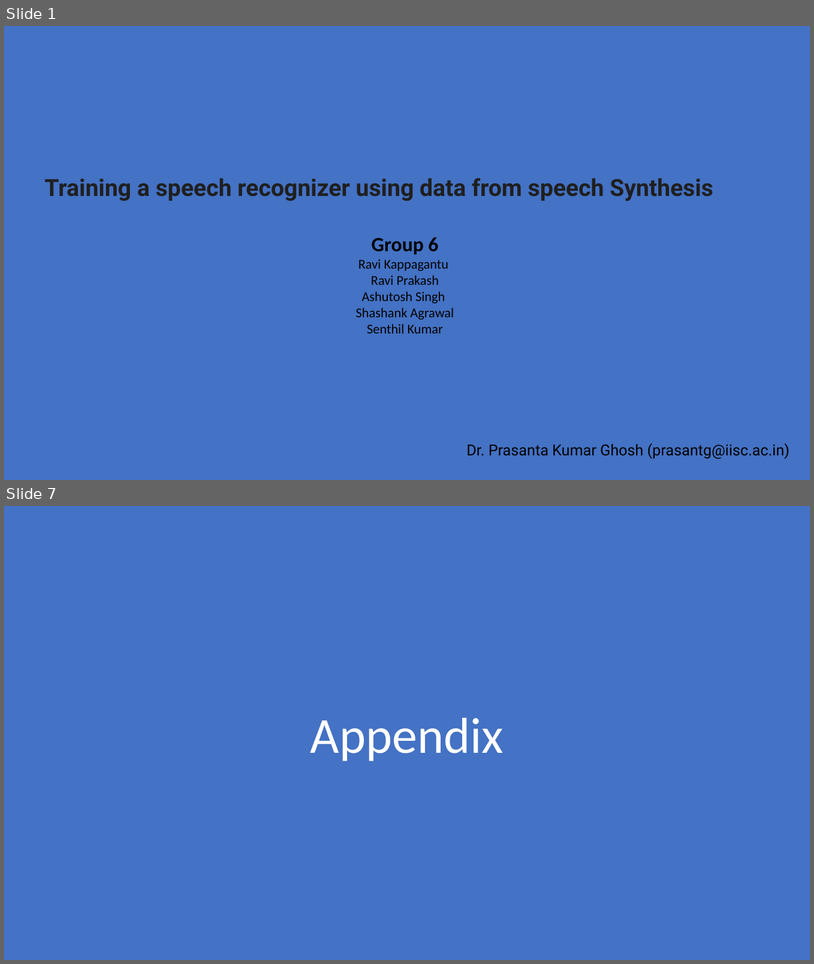
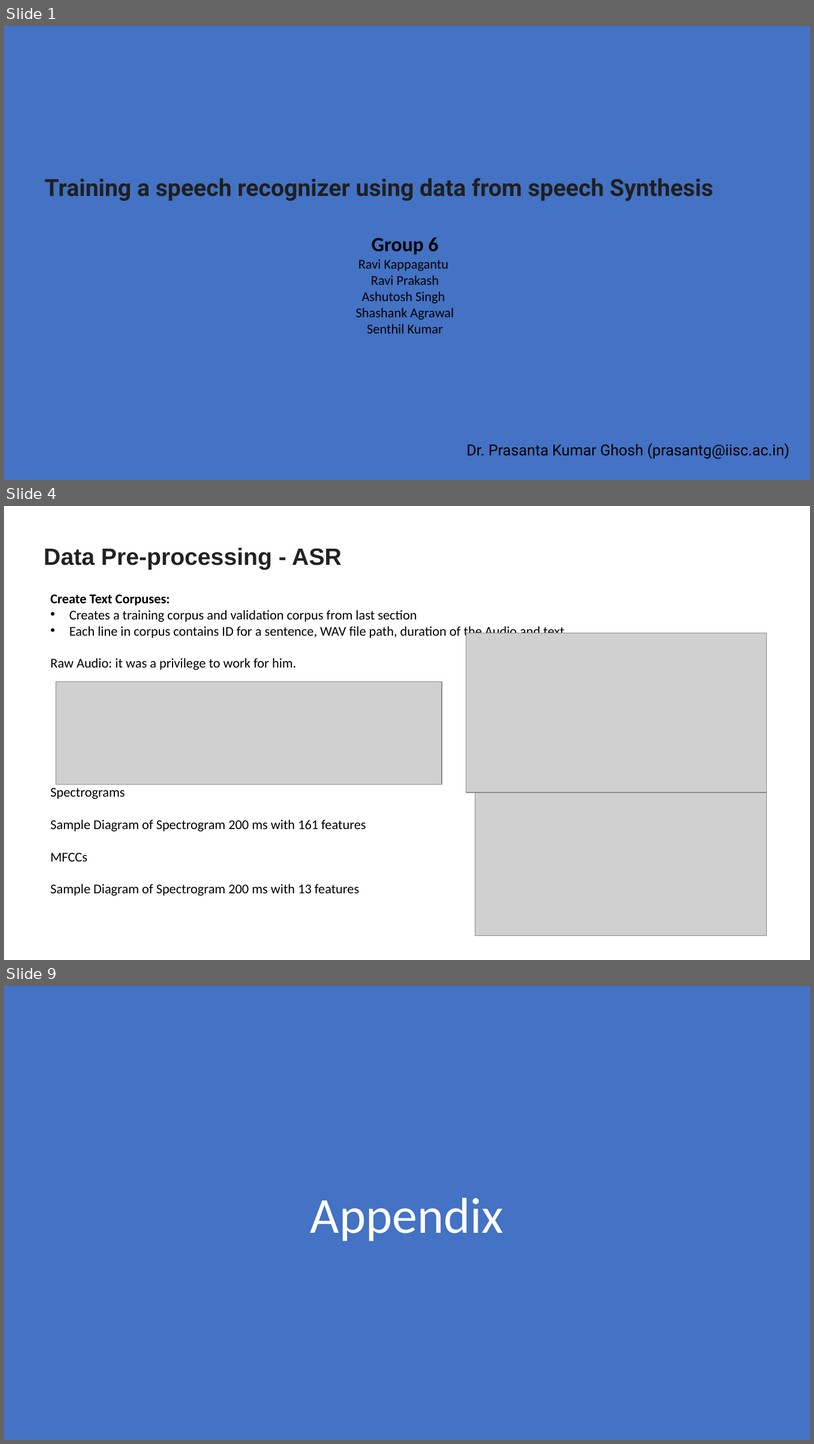
Before and after one commit to ravi-devgoblet/iisc_cohort4_group6_capstone, a slide deck: project_docs/Group 6 Capstone Project Presentation.pptx. Shown one above the other, each under a label of ours: slides 1 and 7 before the commit, slides 1, 4 and 9 after it; the slides between them are not shown. The pictures are 814x964 and 814x1444 pixels, drawn with LibreOffice and Linux fonts; fonts in the diff are those of the drawing; grey boxes stand for pictures. Boxes give left, top, right and bottom in pixels: in the first picture for what was removed or moved away, otherwise in the second. Text is boxed around its words. In the diff, an @@ line names an element or a change of style, - is before the commit and + after.

```diff
--- a/project_docs/Group 6 Capstone Project Presentation.pptx
+++ b/project_docs/Group 6 Capstone Project Presentation.pptx
@@ slide 4 added at (4,506,810,960), background #FFFFFF @@
@@ text added at (44,547,342,570), 28 pt, text #222222, bold @@
+Data Pre-processing - ASR
@@ text added at (50,594,564,895), 16 pt, text #000000 @@
+Create Text Corpuses:
+• Creates a training corpus and validation corpus from last section
+• Each line in corpus contains ID for a sentence, WAV file path, duration of the Audio and text
+Raw Audio: it was a privilege to work for him.
+Spectrograms
+Sample Diagram of Spectrogram 200 ms with 161 features
+MFCCs
+Sample Diagram of Spectrogram 200 ms with 13 features
@@ picture added at (466,633,767,793) @@
@@ picture added at (56,681,442,784) @@
@@ picture added at (476,792,767,935) @@
@@ what was slide 7 is now slide 9 @@
```
Also in this commit, not shown: 3 slides changed, 3 other slides added, 4 slides removed.
